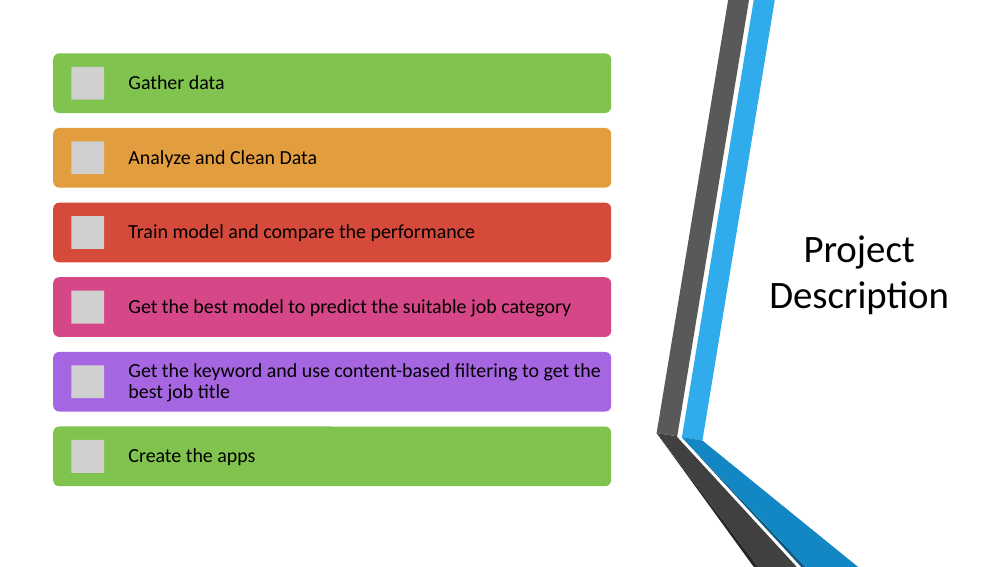
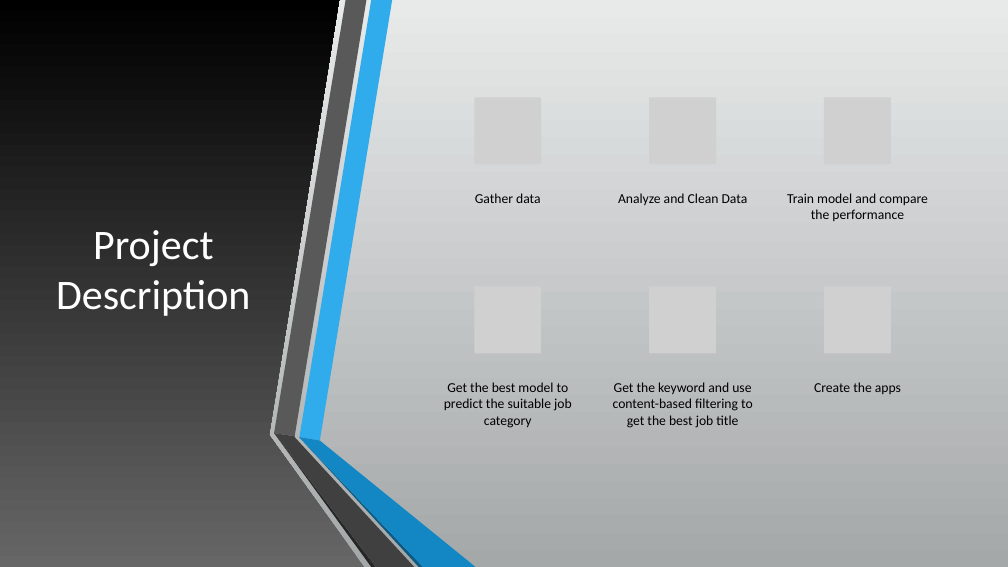
Before and after one commit to faridrah0514/JCDS07-Final_Project, a slide deck: slide 3 of Final Project JCDS07.pptx. Drawn at 1008x567 pixels with LibreOffice and Linux fonts; fonts in the diff are those of the drawing; grey boxes stand for pictures; background and template pictures are left out. Boxes give left, top, right and bottom in pixels: in the first picture for what was removed or moved away, otherwise in the second. Text is boxed around its words. In the diff, an @@ line names an element or a change of style, - is before the commit and + after.

```diff
--- a/Final Project JCDS07.pptx
+++ b/Final Project JCDS07.pptx
@@ background #FFFFFF to gradient #E9EAEB to #A5A8A9 @@
@@ freeform shape removed at (x1=0, y1=0, x2=747, y2=567) @@
@@ rectangle added at (x1=0, y1=0, x2=1008, y2=567), fill gradient #E9EAEB to #A5A8A9 @@
@@ freeform shape added at (x1=0, y1=0, x2=364, y2=567), fill gradient #676767 to #000000 @@
@@ title "Project Description" moved from (x1=769, y1=235, x2=949, y2=315) to (x1=56, y1=230, x2=250, y2=316) @@
@@ title "Project Description" at (x1=56, y1=230, x2=250, y2=316): size 37 to 40 pt, text colour #000000 to #FFFFFF @@
@@ picture resized from (x1=71, y1=67, x2=104, y2=99) to (x1=474, y1=98, x2=541, y2=165) @@
@@ text "Gather data" moved from (x1=128, y1=75, x2=225, y2=89) to (x1=475, y1=193, x2=541, y2=203) @@
@@ text "Analyze and Clean Data" moved from (x1=128, y1=150, x2=318, y2=168) to (x1=618, y1=193, x2=748, y2=206) @@
@@ text "Train model and compare the ..." moved from (x1=128, y1=224, x2=476, y2=242) to (x1=787, y1=193, x2=928, y2=221) @@
@@ group added at (x1=474, y1=98, x2=892, y2=354): 5 pictures @@
@@ text "Get the best model to ..." moved from (x1=128, y1=299, x2=571, y2=317) to (x1=444, y1=382, x2=572, y2=428) @@
@@ text "Get the keyword and use ..." moved from (x1=128, y1=363, x2=601, y2=402) to (x1=613, y1=382, x2=753, y2=428) @@
@@ size 19 to 13 pt; alignment left to centre; line spacing 0.9 to 1; less space between paragraphs; vertical alignment middle to top in 6 elements at (x1=613, y1=382, x2=753, y2=428), (x1=475, y1=193, x2=541, y2=203), (x1=618, y1=193, x2=748, y2=206), (x1=787, y1=193, x2=928, y2=221), (x1=444, y1=382, x2=572, y2=428), (x1=814, y1=382, x2=901, y2=394) @@
@@ text "Create the apps" moved from (x1=128, y1=448, x2=255, y2=465) to (x1=814, y1=382, x2=901, y2=394) @@
@@ group removed at (x1=53, y1=54, x2=611, y2=486): 6 rounded rectangles, 5 pictures @@
@@ 6 freeform shapes moved together from (x1=657, y1=0, x2=858, y2=567) to (x1=274, y1=0, x2=476, y2=567) @@
```
Also in this commit, not shown: 2 other slides changed, 1 slide added, 1 other file.
